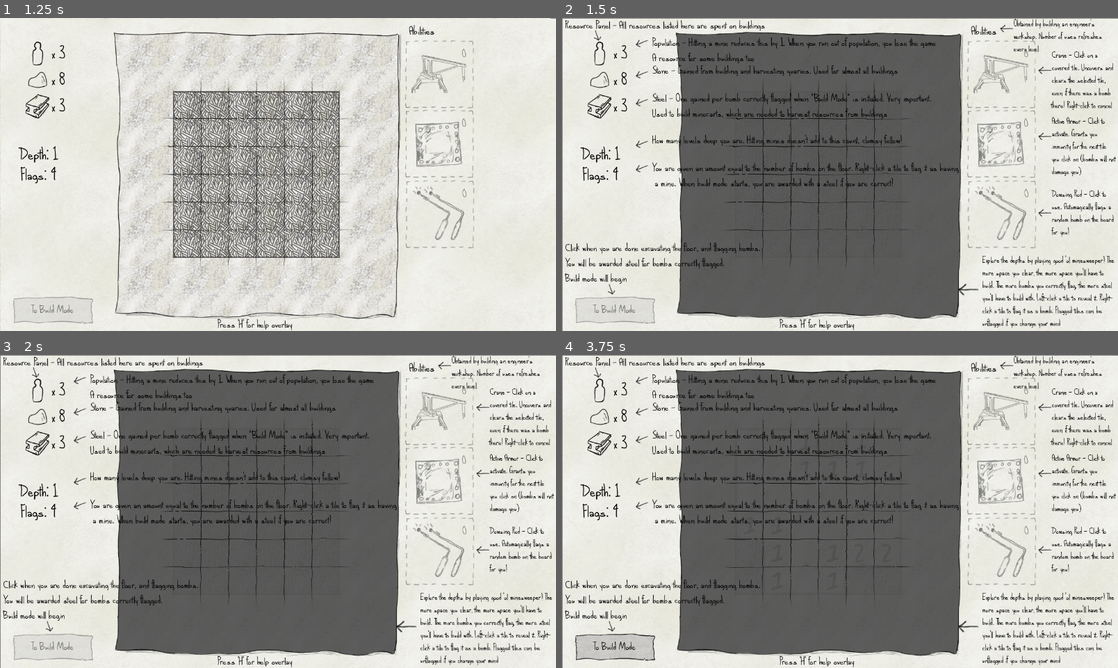
Above: before the commit, frames 1-4 (two rows, left to right).
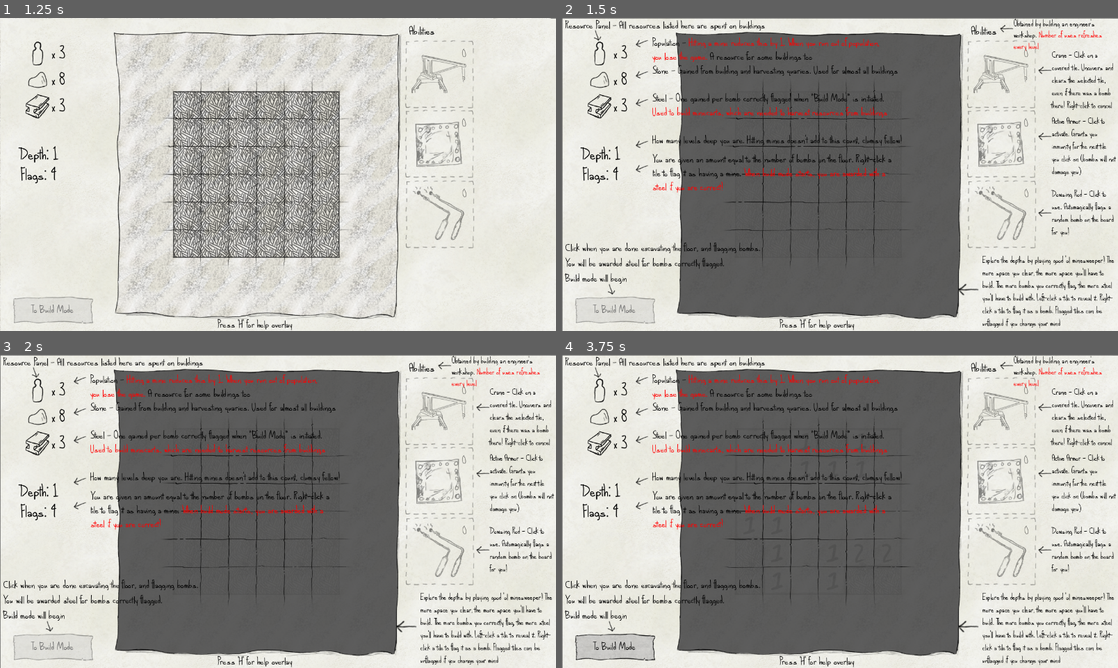
Above: after the commit, the same moments.

Repository: e-lain/MinesweeperDwarves
Game: Godot game, scene res://Title.tscn
Same seed, same stepped clock (60 frames per second), same inputs: the game is played once before the commit and once after it.
Inputs (mouse positions are in pixels of both pictures, inside the frame that each line leads up to):
- Up to frame 1 (1.25 s): click "START" at 0.5 s
- Up to frame 2 (1.5 s): tap H at 1.25 s; move the mouse to (1001, 74) at 1.27 s; press the mouse at (1001, 74) at 1.28 s
- Up to frame 3 (2 s): no input
- Up to frame 4 (3.75 s): tap H at 2, 2.75, 2.85, 3.5 s; move the mouse to (1001, 480) at 2.02 s; release the mouse at (1001, 480) at 2.03 s; right-click (1001, 480) at 2.1 s; click (1001, 480) at 2.17 s; move the mouse to (1001, 552) at 2.77 s; click (1001, 552) at 2.92 s; move the mouse to (812, 574) at 3.52 s; click (812, 574) at 3.6 s

Frame 1 is identical in both runs. In frame 2, 2.7% of the frame differs, in the area x 16-98%, y 4-56%; in frame 3, 2.7%; in frame 4, 2.7%.

Commit message:
Add text coloring to help overlay to help emphasize important rules

Diff:
--- a/Main.tscn
+++ b/Main.tscn
@@ -588,19 +588,19 @@
 text = "Click these arrows to change pages"
 autowrap_mode = 2
 
-[node name="Label9" type="Label" parent="CanvasLayer/HelpOverlayBuild"]
+[node name="Label9" type="RichTextLabel" parent="CanvasLayer/HelpOverlayBuild"]
 layout_mode = 0
 offset_left = 1112.0
 offset_top = 64.0
 offset_right = 1280.0
 offset_bottom = 1429.0
-theme_override_font_sizes/font_size = 25
-text = "Hover mouse over building to see description and cost.
-Mouse over the board for a UI outline showing valid placement locations. Left-click to place it, Right-click to cancel
-
-IMPORTANT - Build the 'Beer Hall' building on the second page to win the game.
-
-IMPORTANT - The stairs MUST be built first before any other building can be built
+theme_override_font_sizes/normal_font_size = 25
+bbcode_enabled = true
+text = "Hover mouse over building to see description and cost. Mouse over the board for a UI outline showing valid placement locations. Left-click to place it, Right-click to cancel
+
+[color=orange]IMPORTANT - Build the 'Beer Hall' building, located on the second page to win the game.[/color]
+
+[color=red]IMPORTANT - The stairs MUST be built first before any other building can be built
 
 IMPORTANT - Houses and quaries MUST be directly adjacent to a minecart in order for any resources to be gained from them"
 autowrap_mode = 2
@@ -613,14 +613,14 @@
 offset_bottom = 127.0
 text = "Stone - Gained from building and harvesting quaries. Used for almost all buildings"
 
-[node name="Label4" type="Label" parent="CanvasLayer/HelpOverlayBuild"]
+[node name="Label4" type="RichTextLabel" parent="CanvasLayer/HelpOverlayBuild"]
 layout_mode = 0
 offset_left = 208.0
 offset_top = 168.0
 offset_right = 765.0
-offset_bottom = 191.0
-text = "Steel - One gained per bomb correctly flagged when \"Build Mode\" is initiated. Very important.
-Used to build minecarts, which are needed to harvest resources from buildings"
+offset_bottom = 269.0
+bbcode_enabled = true
+text = "Steel - One gained per bomb correctly flagged when \"Build Mode\" is initiated. [color=red]Used to build minecarts, which are needed to harvest resources from buildings[/color]"
 
 [node name="Label5" type="Label" parent="CanvasLayer/HelpOverlayBuild"]
 layout_mode = 0
@@ -630,33 +630,33 @@
 offset_bottom = 308.0
 text = "How many levels deep you are. Hitting mines doesn't add to this count, clumsy fellow!"
 
-[node name="Label6" type="Label" parent="CanvasLayer/HelpOverlayBuild"]
+[node name="Label6" type="RichTextLabel" parent="CanvasLayer/HelpOverlayBuild"]
 layout_mode = 0
 offset_left = 208.0
-offset_top = 328.0
-offset_right = 765.0
-offset_bottom = 372.0
+offset_top = 320.0
+offset_right = 915.0
+offset_bottom = 390.0
+bbcode_enabled = true
 text = "You are given an amount equal to the number of bombs on the floor. Right-click a tile to flag it as having
- a mine. When build mode starts, you are awarded with a steel if you are correct!"
-
-[node name="Label7" type="Label" parent="CanvasLayer/HelpOverlayBuild"]
+ a mine. [color=red]When build mode starts, you are awarded with a steel if you are correct![/color]"
+
+[node name="Label7" type="RichTextLabel" parent="CanvasLayer/HelpOverlayBuild"]
 layout_mode = 0
 offset_left = 8.0
 offset_top = 504.0
 offset_right = 420.0
 offset_bottom = 609.0
-text = "Click when you are done building. Any resources able to be
-harvested will be credited, and the next floor will begin.
-All resources carry over to the next floor"
-
-[node name="Label" type="Label" parent="CanvasLayer/HelpOverlayBuild"]
+bbcode_enabled = true
+text = "Click when you are done building. [color=red]Resources gained from buildings on the floor will only be awarded once you press this button. All resources carry over to the next floor[/color]"
+
+[node name="Label" type="RichTextLabel" parent="CanvasLayer/HelpOverlayBuild"]
 layout_mode = 0
 offset_left = 208.0
 offset_top = 32.0
 offset_right = 863.0
 offset_bottom = 102.0
-text = "Population - Hitting a mine reduces this by 1. When you run out of population, you lose the game
-A resource for some buildings too"
+bbcode_enabled = true
+text = "Population - [color=red]Hitting a mine reduces this by 1. When you run out of population, you lose the game.[/color] A resource for some buildings too"
 
 [node name="HelpOverlayPlay" type="Control" parent="CanvasLayer"]
 visible = false
@@ -745,22 +745,23 @@
 scale = Vector2(0.970588, 0.864604)
 texture = ExtResource("11_gm014")
 
-[node name="Label" type="Label" parent="CanvasLayer/HelpOverlayPlay"]
+[node name="Label" type="RichTextLabel" parent="CanvasLayer/HelpOverlayPlay"]
 layout_mode = 0
 offset_left = 208.0
 offset_top = 40.0
 offset_right = 765.0
-offset_bottom = 72.0
-text = "Population - Hitting a mine reduces this by 1. When you run out of population, you lose the game
-A resource for some buildings too"
-
-[node name="Label8" type="Label" parent="CanvasLayer/HelpOverlayPlay"]
+offset_bottom = 111.0
+bbcode_enabled = true
+text = "Population - [color=red]Hitting a mine reduces this by 1. When you run out of population, you lose the game.[/color] A resource for some buildings too"
+
+[node name="Label8" type="RichTextLabel" parent="CanvasLayer/HelpOverlayPlay"]
 layout_mode = 0
 offset_left = 1040.0
 offset_right = 1280.0
 offset_bottom = 87.0
-theme_override_font_sizes/font_size = 25
-text = "Obtained by building an engineer's workshop. Number of uses refreshes every level"
+theme_override_font_sizes/normal_font_size = 25
+bbcode_enabled = true
+text = "Obtained by building an engineer's workshop. [color=red]Number of uses refreshes every level[/color]"
 autowrap_mode = 2
 
 [node name="Label9" type="Label" parent="CanvasLayer/HelpOverlayPlay"]
@@ -811,14 +812,14 @@
 offset_bottom = 127.0
 text = "Stone - Gained from building and harvesting quaries. Used for almost all buildings"
 
-[node name="Label4" type="Label" parent="CanvasLayer/HelpOverlayPlay"]
+[node name="Label4" type="RichTextLabel" parent="CanvasLayer/HelpOverlayPlay"]
 layout_mode = 0
 offset_left = 208.0
 offset_top = 168.0
 offset_right = 765.0
-offset_bottom = 191.0
-text = "Steel - One gained per bomb correctly flagged when \"Build Mode\" is initiated. Very important.
-Used to build minecarts, which are needed to harvest resources from buildings"
+offset_bottom = 268.0
+bbcode_enabled = true
+text = "Steel - One gained per bomb correctly flagged when \"Build Mode\" is initiated. [color=red]Used to build minecarts, which are needed to harvest resources from buildings[/color]"
 
 [node name="Label5" type="Label" parent="CanvasLayer/HelpOverlayPlay"]
 layout_mode = 0
@@ -828,14 +829,14 @@
 offset_bottom = 308.0
 text = "How many levels deep you are. Hitting mines doesn't add to this count, clumsy fellow!"
 
-[node name="Label6" type="Label" parent="CanvasLayer/HelpOverlayPlay"]
-layout_mode = 0
-offset_left = 208.0
-offset_top = 328.0
-offset_right = 765.0
-offset_bottom = 372.0
-text = "You are given an amount equal to the number of bombs on the floor. Right-click a tile to flag it as having
- a mine. When build mode starts, you are awarded with a steel if you are correct!"
+[node name="Label6" type="RichTextLabel" parent="CanvasLayer/HelpOverlayPlay"]
+layout_mode = 0
+offset_left = 209.0
+offset_top = 308.0
+offset_right = 766.0
+offset_bottom = 421.0
+bbcode_enabled = true
+text = "You are given an amount equal to the number of bombs on the floor. Right-click a tile to flag it as having a mine. [color=red]When build mode starts, you are awarded with a steel if you are correct![/color]"
 
 [node name="Label7" type="Label" parent="CanvasLayer/HelpOverlayPlay"]
 layout_mode = 0
